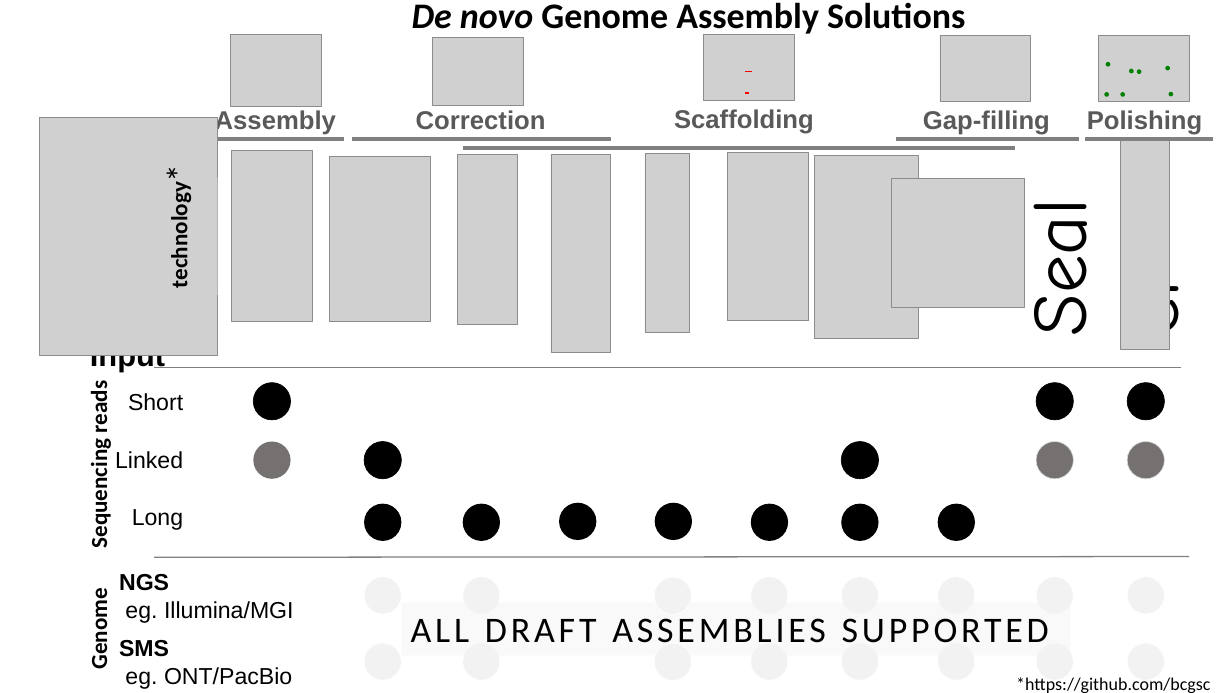
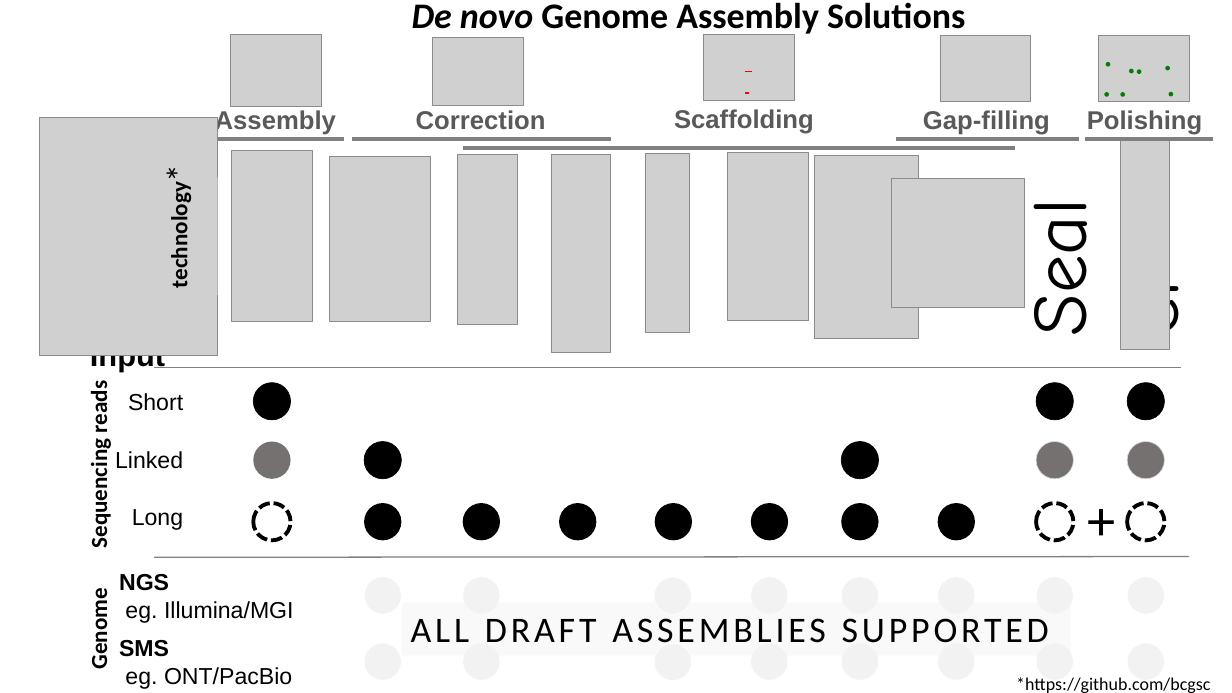
Before and after one commit to bcgsc/btl, a slide deck: slide 1 of wga.ppt. Drawn at 1232x693 pixels with LibreOffice and Linux fonts; fonts in the diff are those of the drawing; grey boxes stand for pictures. Boxes give left, top, right and bottom in pixels: in the first picture for what was removed or moved away, otherwise in the second. Text is boxed around its words. In the diff, an @@ line names an element or a change of style, - is before the commit and + after.

```diff
--- a/wga.ppt
+++ b/wga.ppt
@@ ellipse added at bbox=[253, 503, 290, 540], outline #000000 3 pt dashed @@
@@ ellipse added at bbox=[1036, 503, 1073, 540], outline #000000 3 pt dashed @@
@@ text added at bbox=[1079, 480, 1126, 557], 44 pt, text #000000 @@
++
@@ ellipse added at bbox=[1128, 503, 1165, 540], outline #000000 3 pt dashed @@
```
Also in this commit, not shown: 2 other files.
